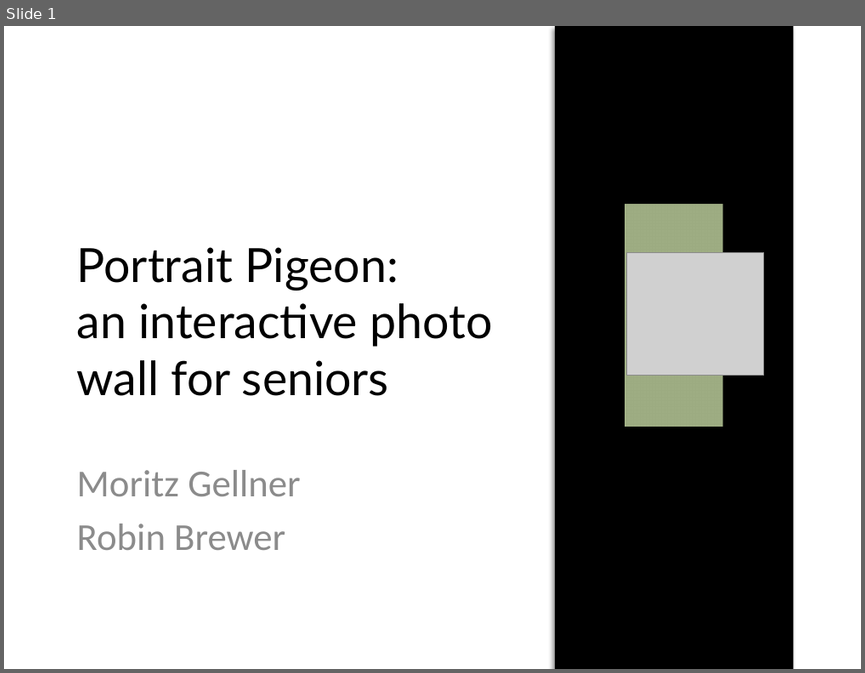
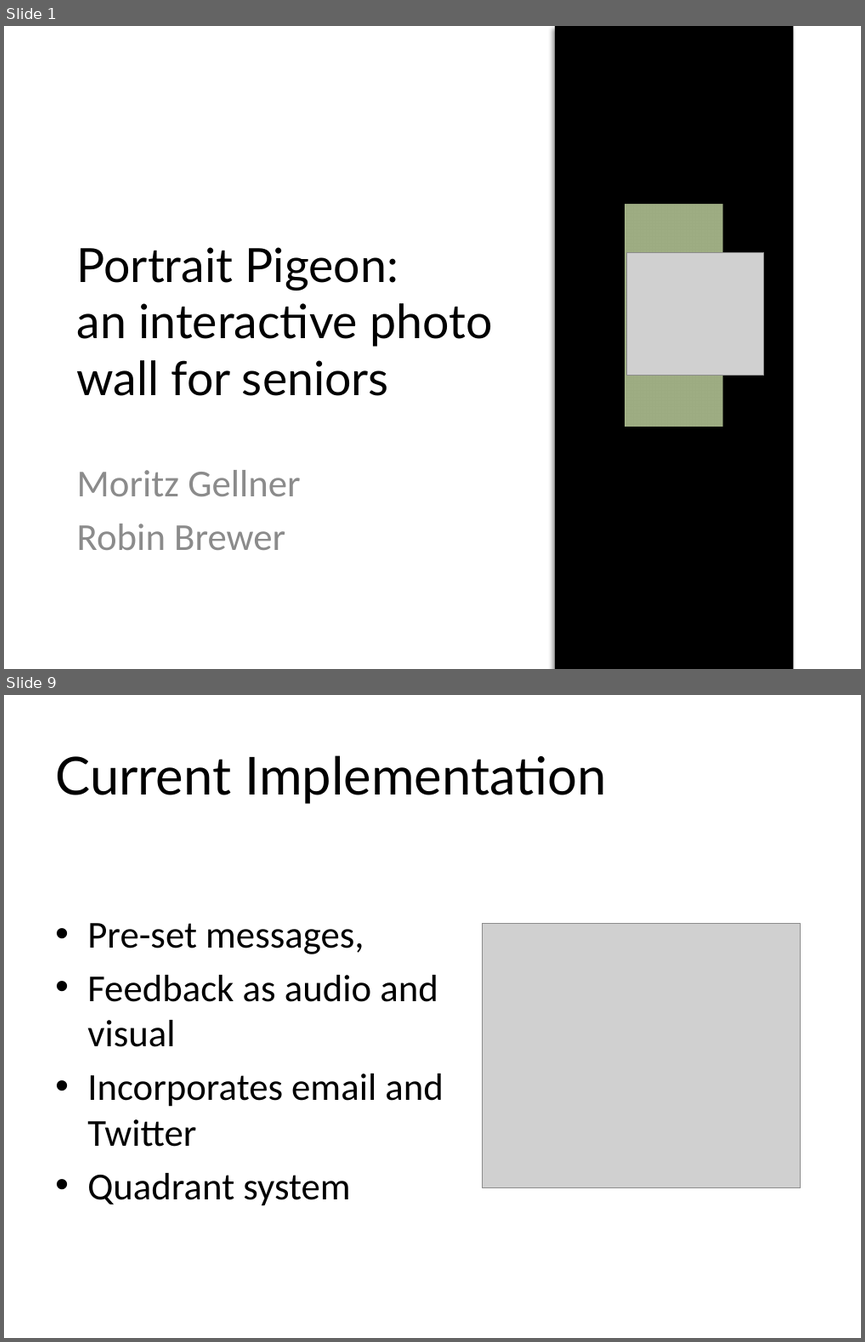
Before and after one commit to moritzg91/photo-wall, a slide deck: 525finalPres.pptx. Shown one above the other, each under a label of ours: slide 1 before the commit, slides 1 and 9 after it; the slides between them are not shown. The pictures are 865x673 and 865x1342 pixels, drawn with LibreOffice and Linux fonts; fonts in the diff are those of the drawing; grey boxes stand for pictures. Boxes give left, top, right and bottom in pixels: in the first picture for what was removed or moved away, otherwise in the second. Text is boxed around its words. In the diff, an @@ line names an element or a change of style, - is before the commit and + after.

```diff
--- a/525finalPres.pptx
+++ b/525finalPres.pptx
@@ slide 9 added at bbox=[4, 695, 861, 1338], background #FFFFFF @@
@@ title added at bbox=[55, 755, 607, 804], 44 pt, text #000000 @@
+Current Implementation
@@ text added at bbox=[87, 923, 443, 1206], 32 pt, text #000000 @@
+• Pre-set messages,
+• Feedback as audio and visual
+• Incorporates email and Twitter
+• Quadrant system
@@ picture added at bbox=[482, 924, 800, 1189] @@
```
Also in this commit, not shown: 1 slide changed, 8 other slides added, 4 slides removed.
